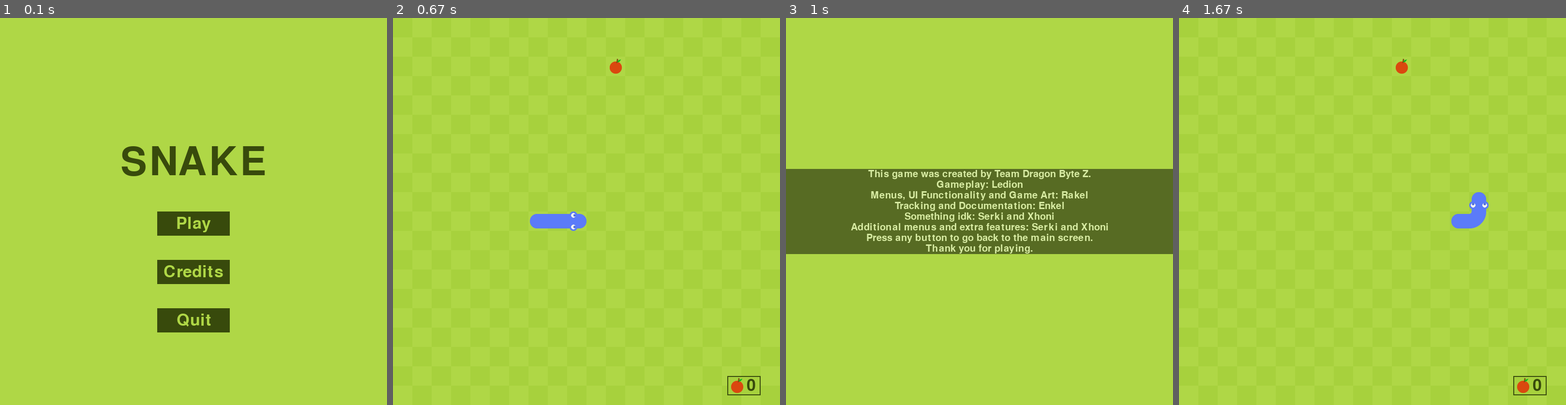
Above: before the commit, frames 1-4 (left to right).
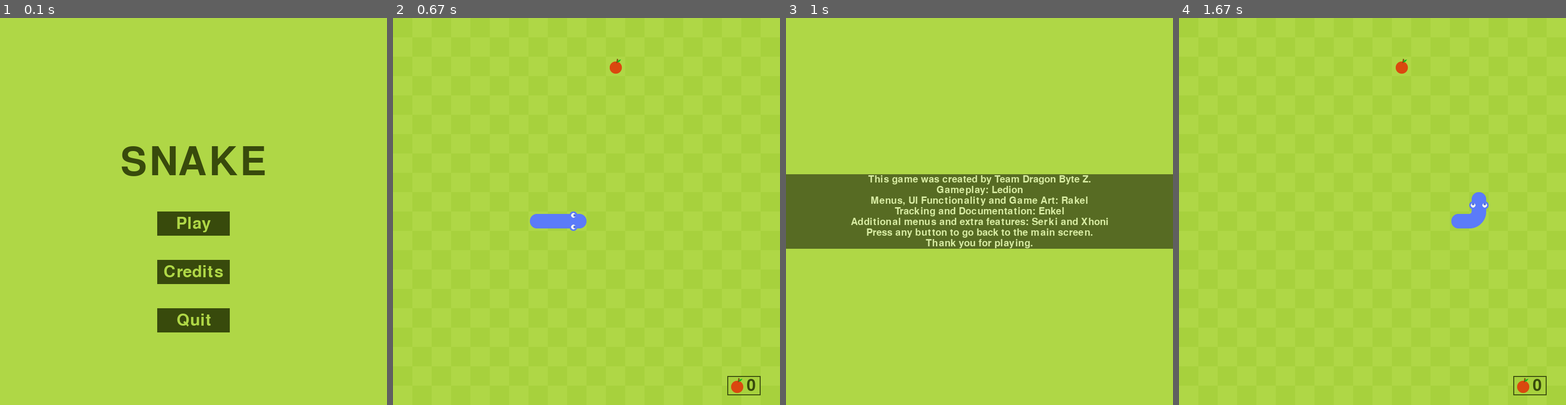
Above: after the commit, the same moments.

Repository: x10combo/Snake-PyGame-
Game: pygame game, started from main.py
Two runs of this game, one before a commit and one after it. Both use one fixed random seed, a clock stepped at 60 frames per second and the inputs below.
Inputs (mouse positions are in pixels of both pictures, inside the frame that each line leads up to):
- Up to frame 1 (0.1 s): no input
- Up to frame 2 (0.67 s): press the mouse at (586, 223) at 0.37 s; move the mouse to (601, 172) at 0.47 s; release the mouse at (621, 118) at 0.6 s
- Up to frame 3 (1 s): press the mouse at (979, 273) at 0.7 s; move the mouse to (994, 226) at 0.8 s; release the mouse at (1006, 180) at 0.93 s
- Up to frame 4 (1.67 s): hold Right 1-1.47 s; hold Up from 1.5 s (still down)

Frames 1-2 are identical in both runs. In frame 3, 7.7% of the frame differs, in the area x 0-100%, y 39-61%; in frame 4, nothing differs.

Commit message:
no message

Diff:
--- a/main.py
+++ b/main.py
@@ -281,7 +281,6 @@
             "Gameplay: Ledion",
             "Menus, UI Functionality and Game Art: Rakel",
             "Tracking and Documentation: Enkel",
-            "Something idk: Serki and Xhoni",
             "Additional menus and extra features: Serki and Xhoni",
             "Press any button to go back to the main screen.",
             "Thank you for playing."
